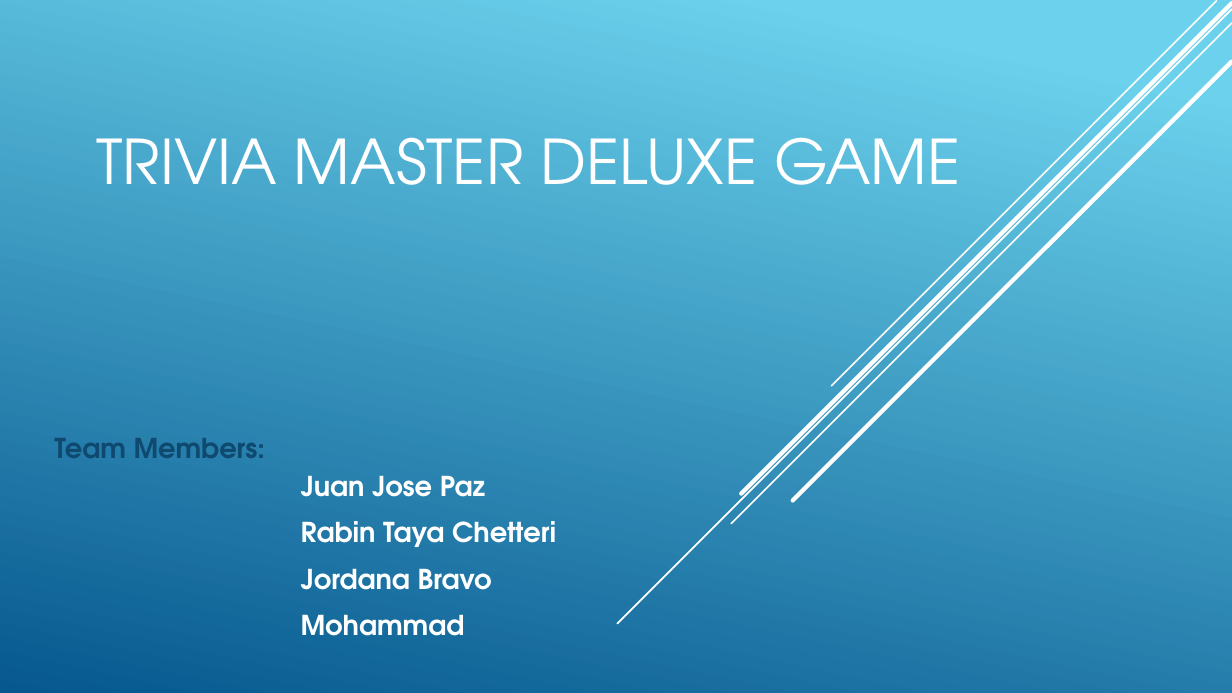
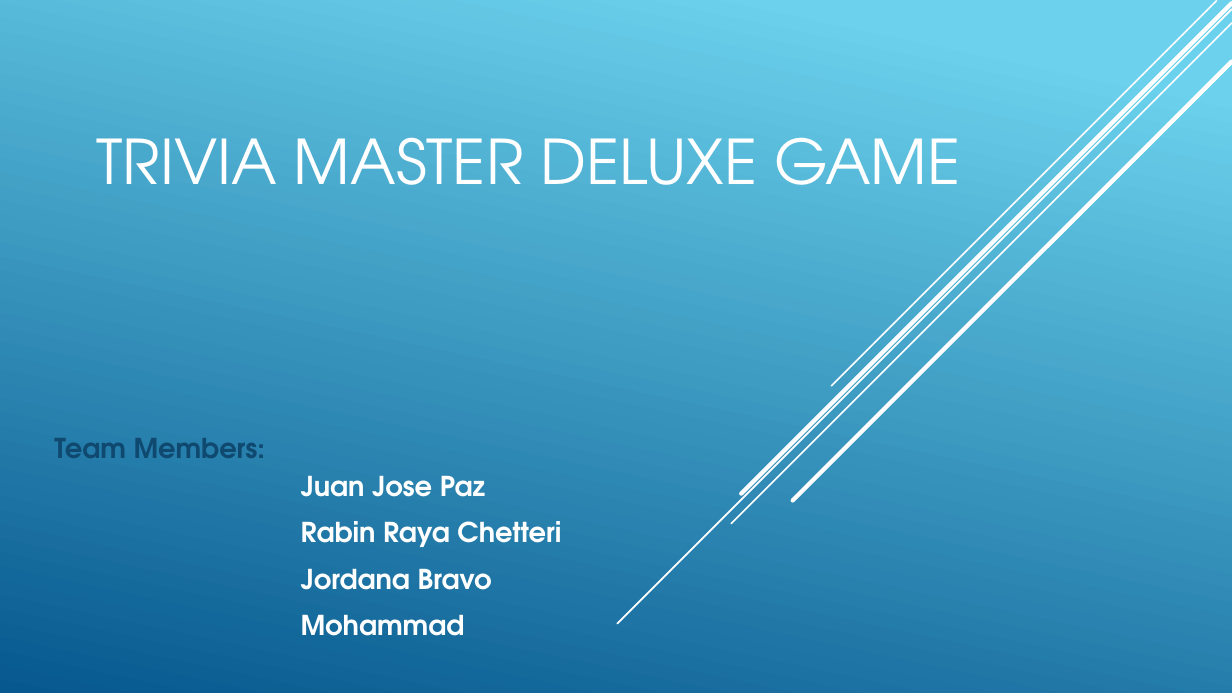
Before and after one commit to rrayachhetri/Phase-1-Project, a slide deck: slide 1 of PowerPoint Persentation .pptx. Drawn at 1232x693 pixels with LibreOffice and Linux fonts; fonts in the diff are those of the drawing. Boxes give left, top, right and bottom in pixels: in the first picture for what was removed or moved away, otherwise in the second. Text is boxed around its words. In the diff, an @@ line names an element or a change of style, - is before the commit and + after.

```diff
--- a/PowerPoint Persentation .pptx
+++ b/PowerPoint Persentation .pptx
@@ subtitle at <box>301,521,561,547</box>: text changed @@
-        Rabin Taya Chetteri
+        Rabin Raya Chetteri
```
Also in this commit, not shown: 1 other file.
